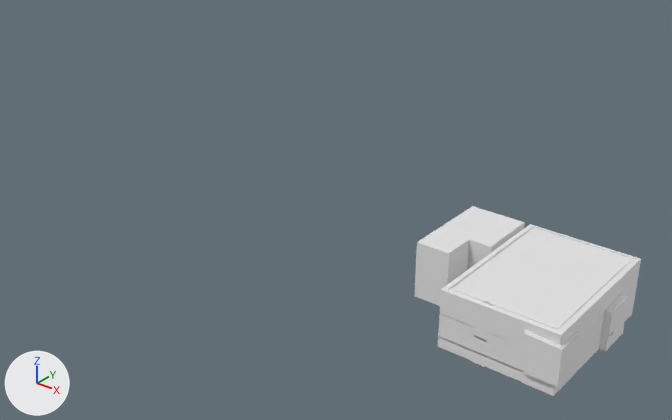
A saved change to the FBX model Assets/Models3D/CuisineInterieur.fbx.
The view is the same before and after, from a 50 mm lens placed at (53.0, -112.5, 79.2), pointed at (-38.8, 2.2, 8.1). Every picture has the same lights, and +X, +Y and +Z are marked at lower left. Materials are left out; every surface is plain grey. Where no turn or scale is listed for an object, it has been applied to the vertices.
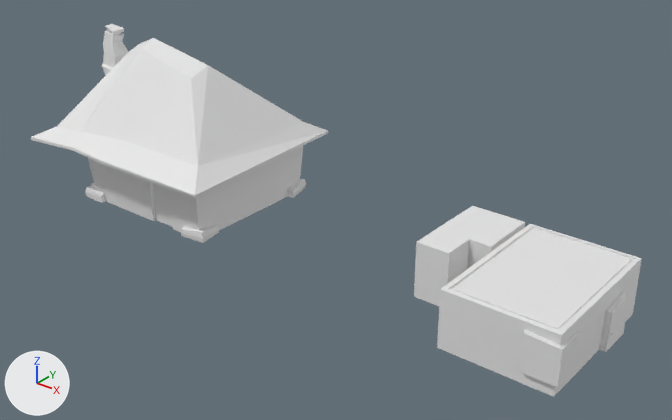
Where the change shows, as pixel boxes [x1, y1, x2, y2] in the pictures (672 x 420 px):
'Maison', added
    after: [31, 24, 328, 243]

The edits, one by one:
Mesh me_cube_048 is new.
It has 204 vertices, 337 faces and spans x -24.4..19.3, y -17.2..23.3, z 0.0..32.3.
Object 'Maison' (ob_maison) is new; it shows me_cube_048.
Its location is (-75.0, 0.0, 0.0).
